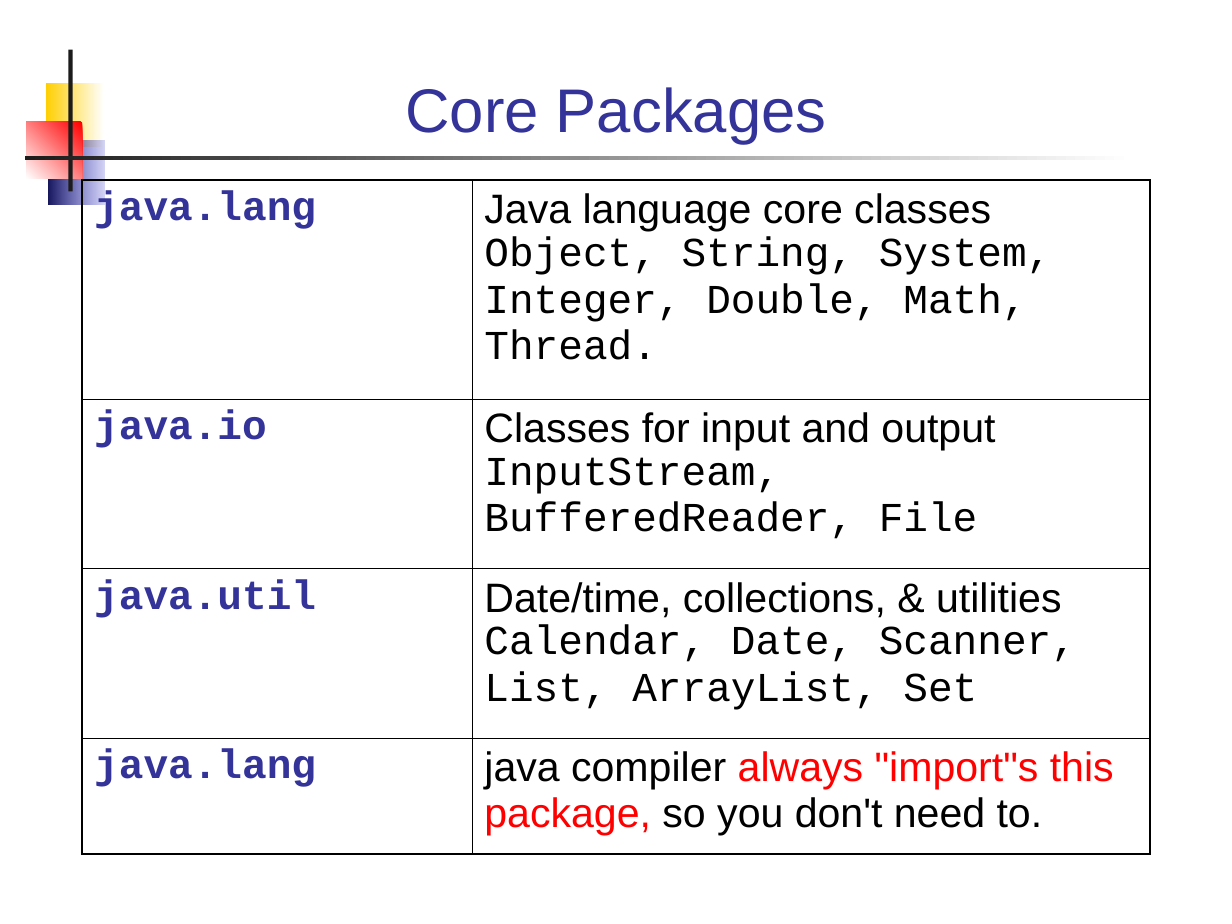
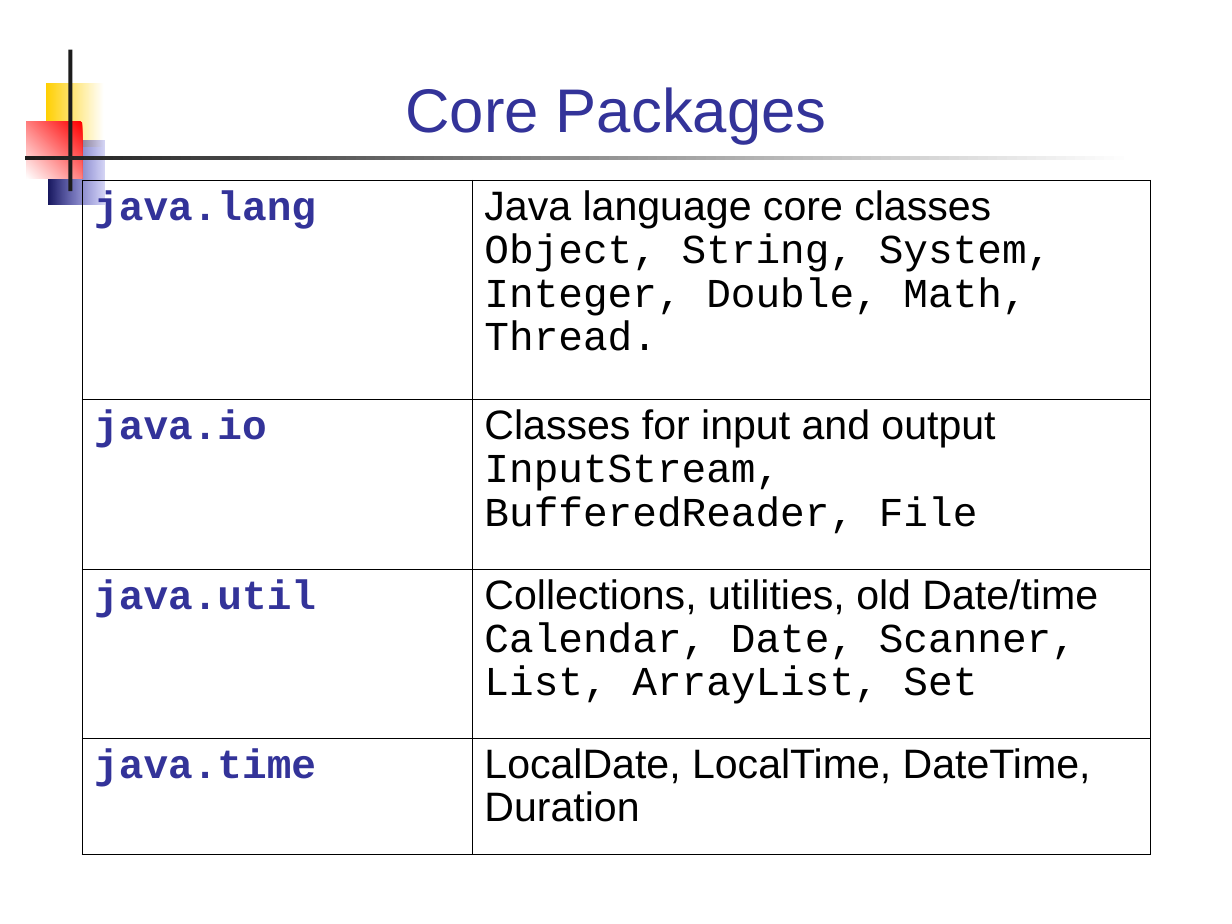
Before and after one commit to skeoop/skeoop.github.io, a slide deck: slide 3 of java-basics/21-Packages.ppt. Drawn at 1232x924 pixels with LibreOffice and Linux fonts; fonts in the diff are those of the drawing. Boxes give left, top, right and bottom in pixels: in the first picture for what was removed or moved away, otherwise in the second. Text is boxed around its words. In the diff, an @@ line names an element or a change of style, - is before the commit and + after.

Commit message:
update slides on prog structure, packages, and suggested Learning

```diff
--- a/java-basics/21-Packages.ppt
+++ b/java-basics/21-Packages.ppt
@@ table at box(83, 180, 1151, 854) @@
-row 3, column 2: Date/time, collections, & utilities / Calendar, Date, Scanner, List, ArrayList, Set
+row 3, column 2: Collections, utilities, old Date/time / Calendar, Date, Scanner, List, ArrayList, Set
-row 4, column 1: java.lang
+row 4, column 1: java.time
@@ row 4, column 2: "java compiler always "import"s this package, so you don't need to." to "LocalDate, LocalTime, DateTime, Duration" @@
@@ line spacing 1 to 0.94 @@
@@ line spacing 1 to 0.93 @@
@@ borders changed @@
```
Also in this commit, not shown: 7 other slides changed, 12 other files.
